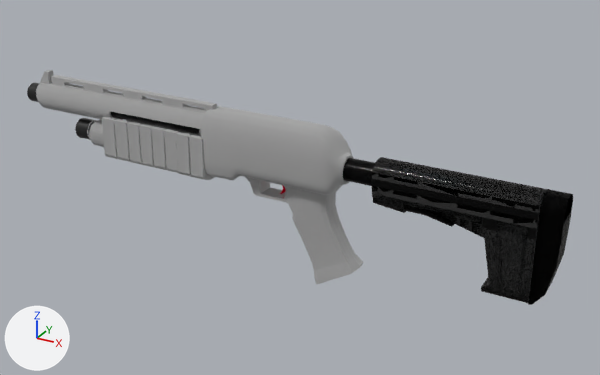
The Blender file gun.blend, before and after one commit.
Rendered twice from a camera (50 mm lens) standing at (0.647, -1.145, 0.52) and looking at (-0.003, 0.035, -0.071). The lights are fixed; the arrows at lower left show +X, +Y and +Z.

In view in the first picture: 'barrel_complex', 'body.l', 'body.r', 'stock', 'stock_shaft'.
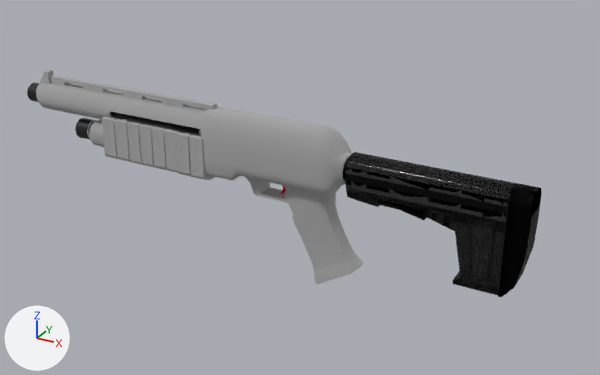
Where the newer file only moved an object's origin or applied its transform, the numbers keep the older frame.

What differs and where, as boxes (x1, y1, x2, y2) in the pictures (600 x 375 px):
```json
{"object": "stock", "change": "moved", "before": [371, 157, 573, 305], "after": [345, 152, 542, 297]}
{"object": "stock_adjuster", "change": "moved", "before": [404, 206, 454, 227], "after": [377, 200, 427, 220]}
```

Edits to the scene script, one JSON object a line:
```json
{"op": "set", "path": "ob_stock.location", "old": "(0.0463, 0.0, 0.0)", "new": "(0.0, 0.0, 0.0)"}
```
